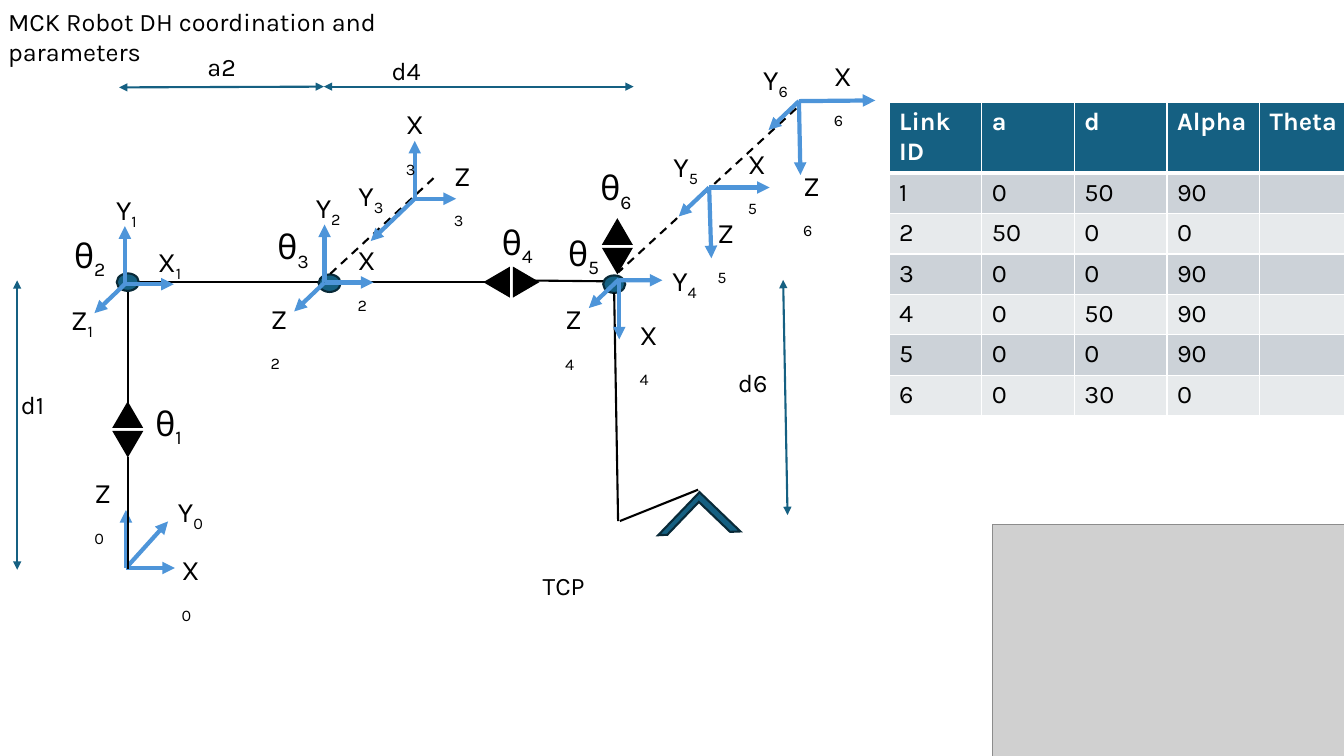
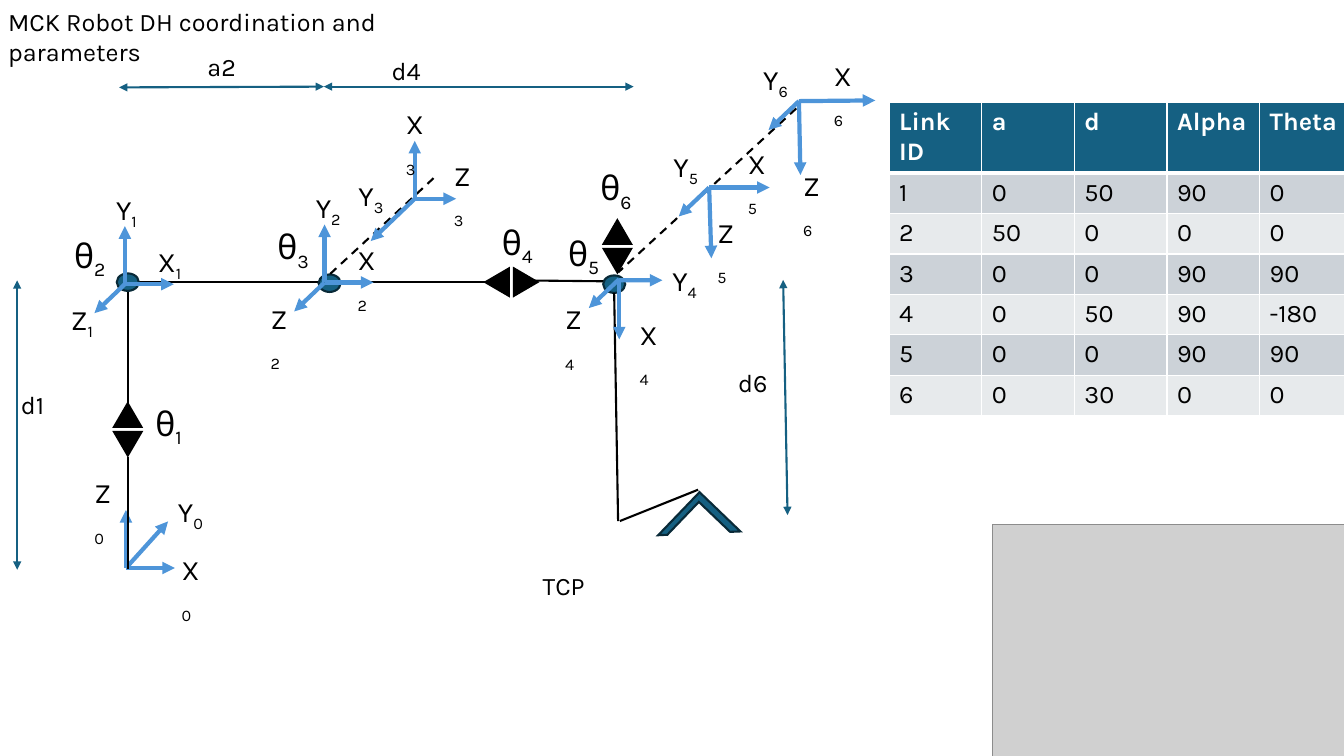
Before and after one commit to weifengh103/MCKRobot, a slide deck: slide 3 of Doc/Denavit-Hartenberg.pptx. Drawn at 1344x756 pixels with LibreOffice and Linux fonts; fonts in the diff are those of the drawing; grey boxes stand for pictures. Boxes give left, top, right and bottom in pixels: in the first picture for what was removed or moved away, otherwise in the second. Text is boxed around its words. In the diff, an @@ line names an element or a change of style, - is before the commit and + after.

```diff
--- a/Doc/Denavit-Hartenberg.pptx
+++ b/Doc/Denavit-Hartenberg.pptx
@@ table at (x1=889, y1=103, x2=1344, y2=415) @@
-row 2, column 5: 
+row 2, column 5: 0
-row 3, column 5: 
+row 3, column 5: 0
-row 4, column 5: 
+row 4, column 5: 90
-row 5, column 5: 
+row 5, column 5: -180
-row 6, column 5: 
+row 6, column 5: 90
-row 7, column 5: 
+row 7, column 5: 0
```
Also in this commit, not shown: 2 other slides changed, 5 other files.
